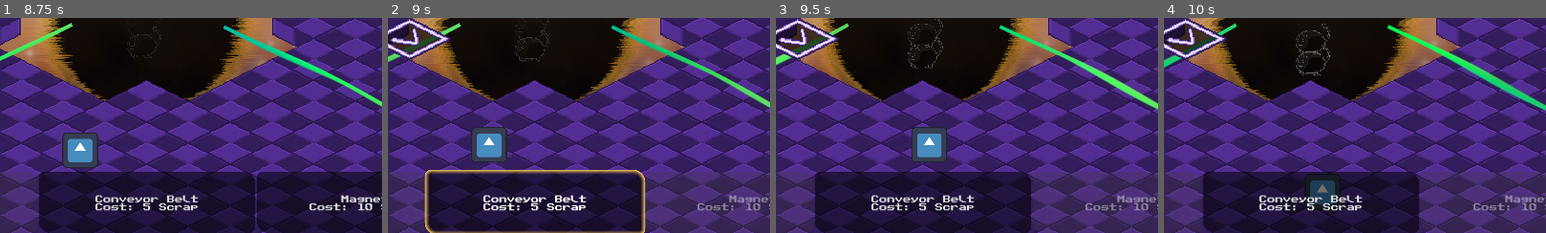
Above: before the commit, frames 1-4 (left to right).
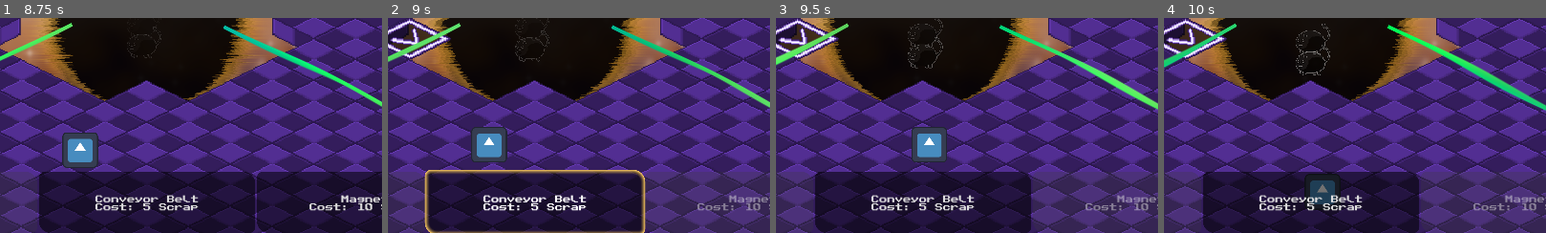
Above: after the commit, the same moments.

Repository: jkostello/Godot-Wild-Jam-69
Game: Godot game, scene res://UI/start_menu.tscn
Two runs of this game, one before a commit and one after it. Both use one fixed random seed, a clock stepped at 60 frames per second and the inputs below. The engine's default icon, where the game draws it, is replaced by a stand-in: a white triangle on a blue panel in a dark square. Sound files missing from this copy of the repository are replaced by a short silence.
Inputs (mouse positions are % of the whole screen's width and height, from its top left):
- Up to frame 1 (8.75 s): click "Start" at 0.5 s; click "Start" at 1.25 s; tap Enter at 2 s; move the mouse to (72, 45) at 2.02 s; hold D (right) 2.03-2.78 s; tap Space (deselect) at 2.1, 6.6 s; click (72, 45) at 2.17 s; move the mouse to (30, 55) at 2.77 s; hold S (down) 2.78-3.53 s; tap R (rotate) at 2.85, 7.35 s; move the mouse to (60, 28) at 3.52 s; hold D (right) 3.53-4.28 s; tap 1 (select_structure_1) at 3.6, 8.1 s; move the mouse to (45, 70) at 4.27 s; hold W (up) 4.28-5.03 s; tap 2 (select_structure_2) at 4.35 s; click (45, 70) at 4.42 s; move the mouse to (80, 65) at 5.02 s; hold A (left) 5.03-6.53 s; tap 3 (select_structure_3) at 5.1 s; move the mouse to (20, 35) at 5.77 s; tap 0 at 5.85 s; move the mouse to (55, 50) at 6.52 s; hold S (down) 6.53-7.28 s; click (55, 50) at 6.67 s; move the mouse to (35, 25) at 7.27 s; hold D (right) 7.28-8.03 s; move the mouse to (72, 45) at 8.02 s; hold W (up) from 8.03 s (still down)
- Up to frame 2 (9 s): move the mouse to (30, 55) at 8.77 s; release W (up) at 8.78 s; hold D (right) from 8.78 s (still down); tap 2 (select_structure_2) at 8.85 s; click (30, 55) at 8.92 s
- Up to frame 3 (9.5 s): keep holding D (right)
- Up to frame 4 (10 s): move the mouse to (60, 28) at 9.52 s; release D (right) at 9.53 s; hold S (down) from 9.53 s (still down); tap 3 (select_structure_3) at 9.6 s
The pictures show only the part of the screen within x 31-81%, y 50-100%; the shares and areas given below are measured in that part.

Frame 1 is identical in both runs. In frame 2, 0.3% of the frame differs, in the area x 2-15%, y 6-18%; in frame 3, 0.4%, in the area x 2-15%, y 6-19%; in frame 4, 0.3%.
Error in both runs: Cannot call method 'change_scene_to_file' on a null value. (res://UI/start_menu.gd:24)

Commit message:
Update structure_handler.gd

Diff:
--- a/structure_handler.gd
+++ b/structure_handler.gd
@@ -190,10 +190,10 @@
 
 func createStruct(struct):
 	Structures.append(struct)
-	for s in Structures:
-		s.z_index = s.position.y+900
 	get_tree().current_scene.add_child(struct)
 	struct.position = coords
+	for s in Structures:
+		z_index = s.position.y+900
 	endBuild()
 
 func _input(event):
